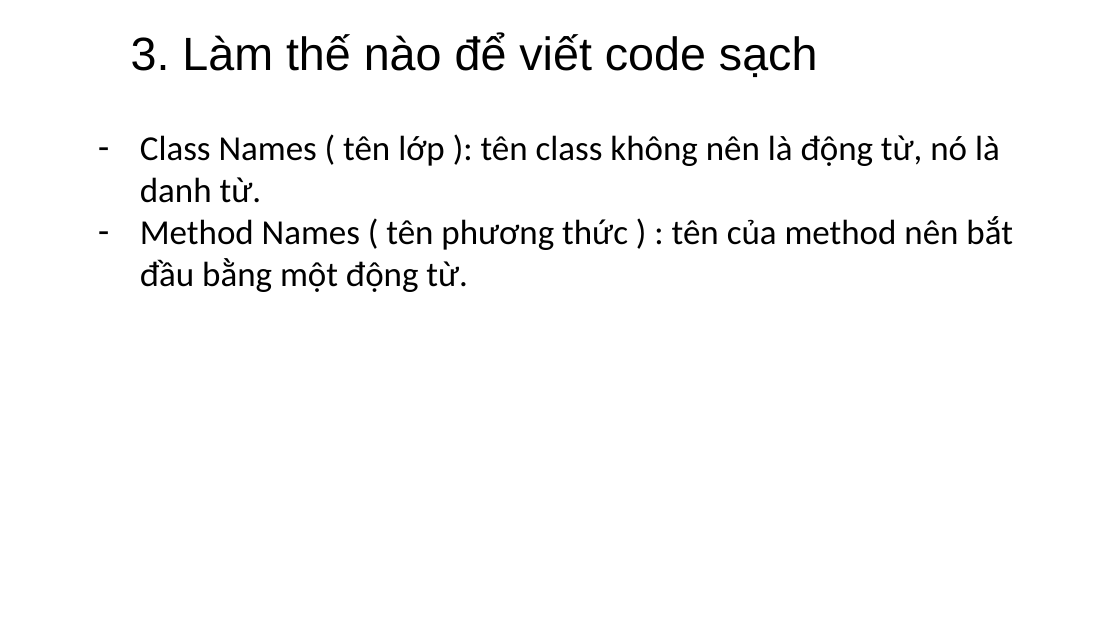
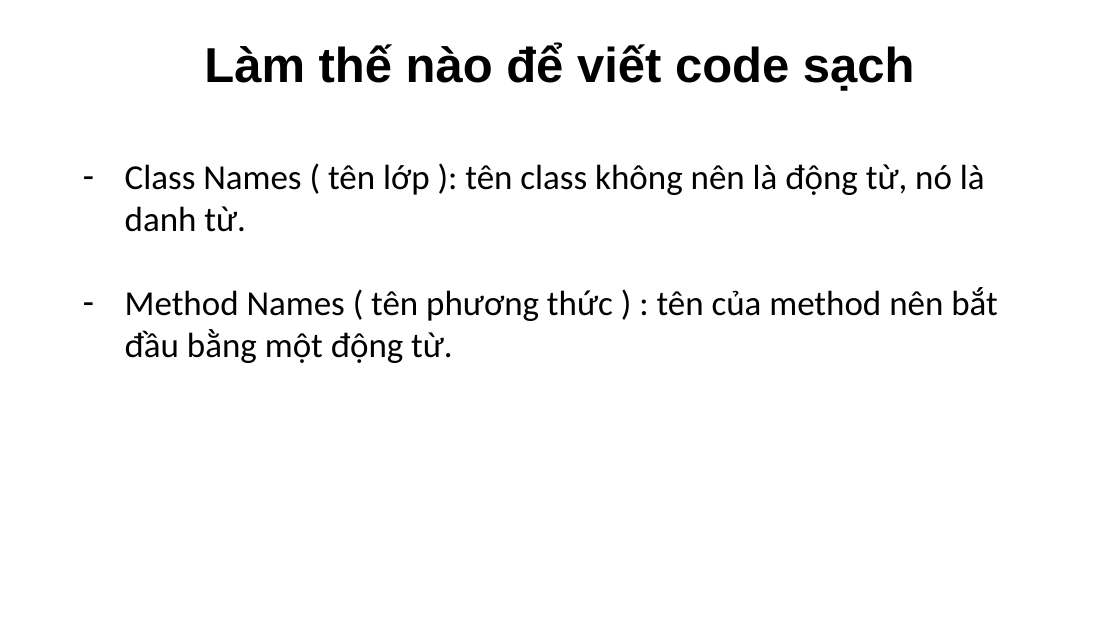
Before and after one commit to quocTuan02/demo, a slide deck: slide 12 of Note/CleanCode.pptx (slide 13 before the commit). Drawn at 1120x630 pixels with LibreOffice and Linux fonts; fonts in the diff are those of the drawing. Boxes give left, top, right and bottom in pixels: in the first picture for what was removed or moved away, otherwise in the second. Text is boxed around its words. In the diff, an @@ line names an element or a change of style, - is before the commit and + after.

```diff
--- a/Note/CleanCode.pptx
+++ b/Note/CleanCode.pptx
@@ text at [204, 43, 915, 91]: text changed; size 40 to 42 pt; bold on @@
-3. Làm thế nào để viết code sạch
+Làm thế nào để viết code sạch
@@ text "Class Names ( tên lớp ..." rewrapped from [140, 135, 1013, 292] to [125, 164, 998, 363] @@
```
Also in this commit, not shown: 16 other slides changed, 4 slides added, 5 slides removed.
